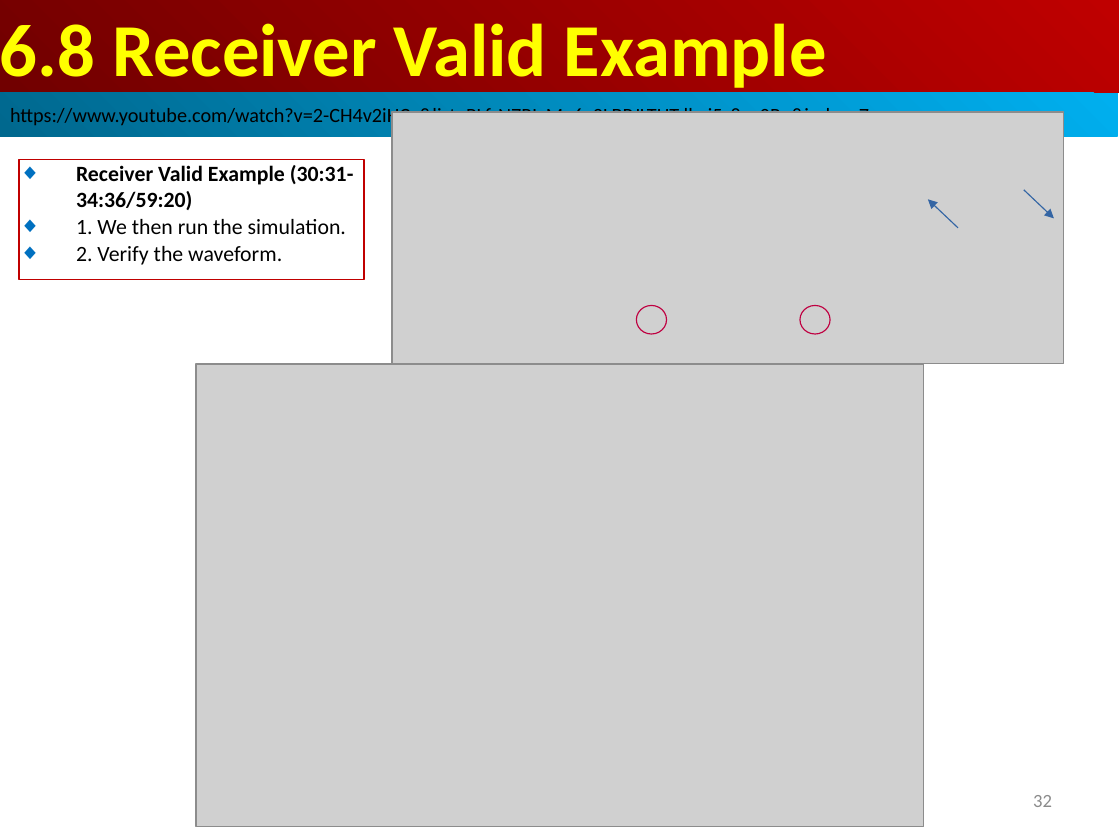
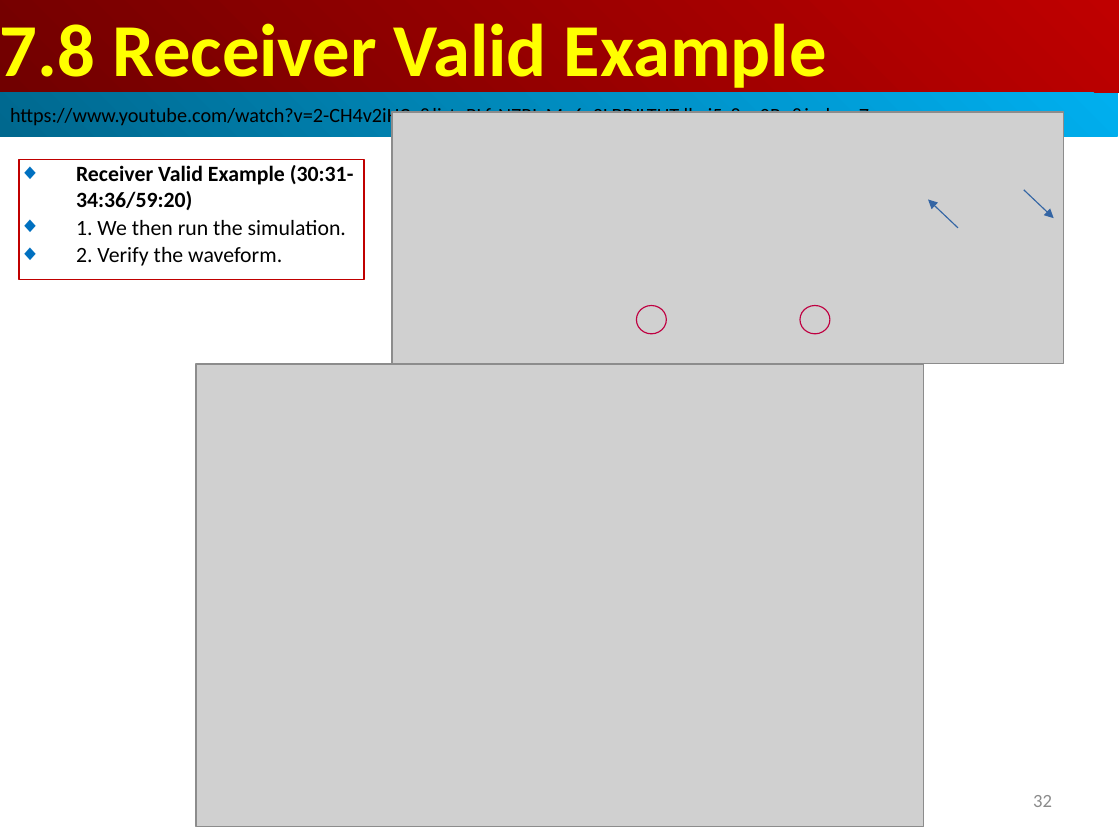
Before and after one commit to peterhchen/AIU_CS800_Chisel, a slide deck: slide 32 of 500_UCSC_HWD/007_Decoup/000_Video/007.Decoup.ppt. Drawn at 1120x840 pixels with LibreOffice and Linux fonts; fonts in the diff are those of the drawing; grey boxes stand for pictures. Boxes give left, top, right and bottom in pixels: in the first picture for what was removed or moved away, otherwise in the second. Text is boxed around its words. In the diff, an @@ line names an element or a change of style, - is before the commit and + after.

```diff
--- a/500_UCSC_HWD/007_Decoup/000_Video/007.Decoup.ppt
+++ b/500_UCSC_HWD/007_Decoup/000_Video/007.Decoup.ppt
@@ text in rectangle at <box>0,23,827,93</box>: text changed @@
-6.8 Receiver Valid Example
+7.8 Receiver Valid Example
```
Also in this commit, not shown: 45 other slides changed.
